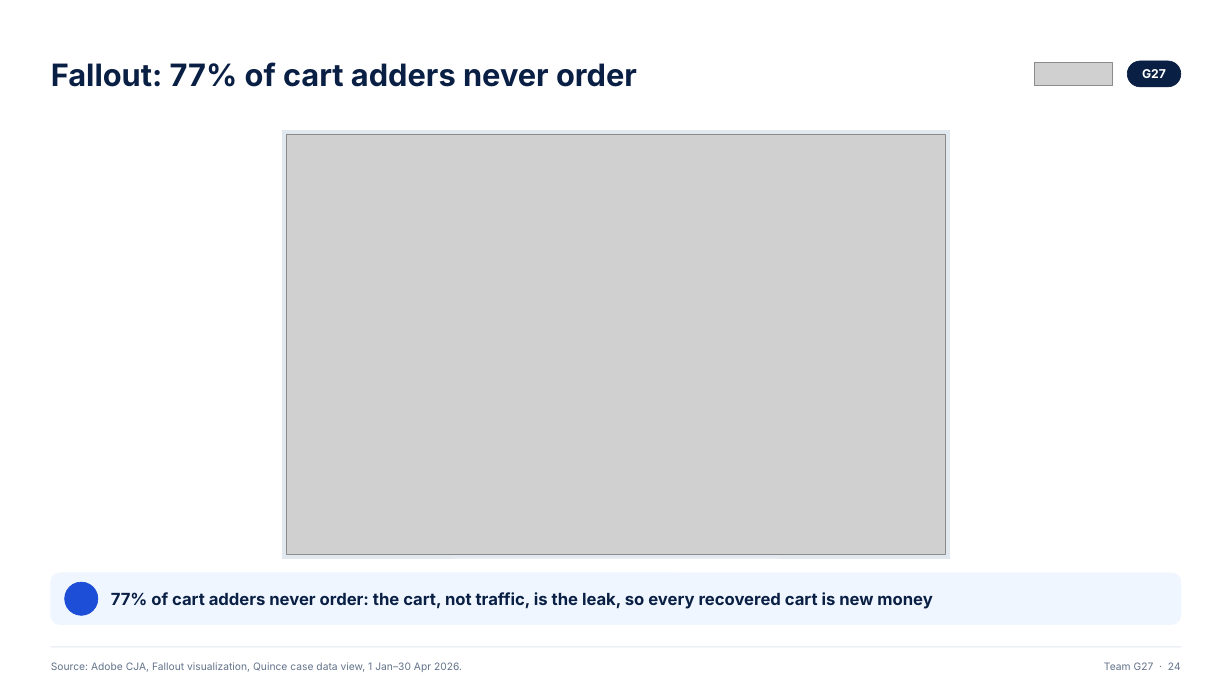
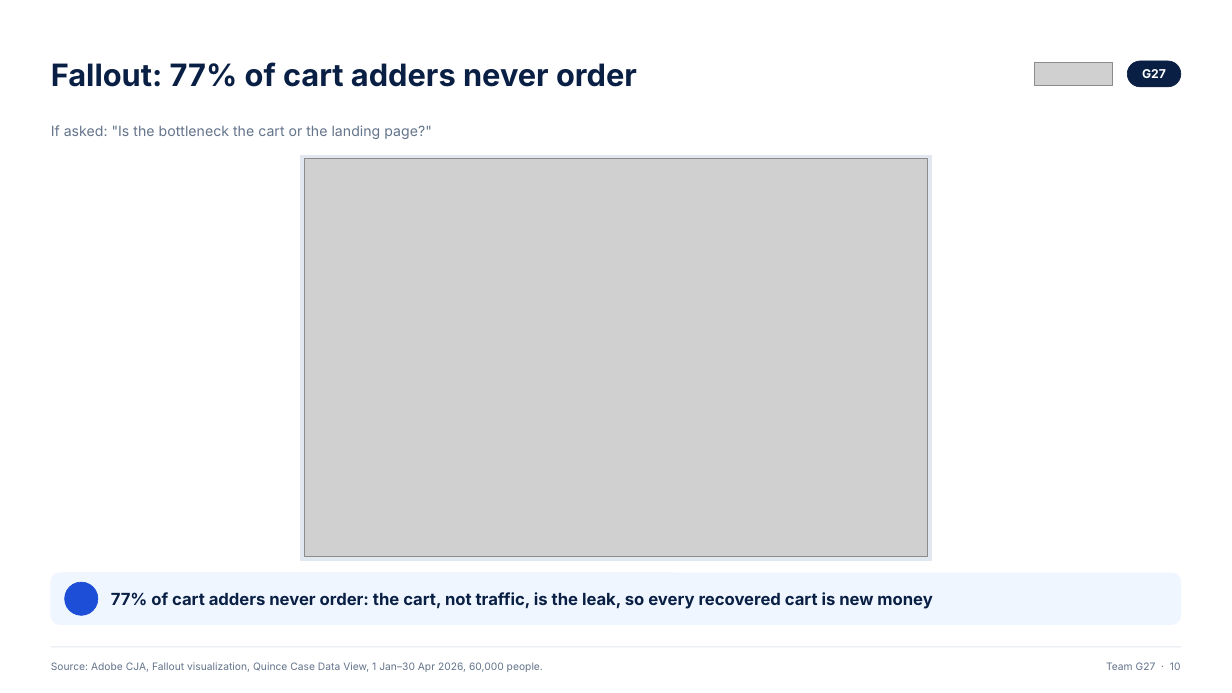
Before and after one commit to ANNYM25/Quince, a slide deck: slide 10 of deck/Team G27.pptx (slide 24 before the commit). Drawn at 1232x693 pixels with LibreOffice and Linux fonts; fonts in the diff are those of the drawing; grey boxes stand for pictures; background and template pictures are left out. Boxes give left, top, right and bottom in pixels: in the first picture for what was removed or moved away, otherwise in the second. Text is boxed around its words. In the diff, an @@ line names an element or a change of style, - is before the commit and + after.

```diff
--- a/deck/Team G27.pptx
+++ b/deck/Team G27.pptx
@@ text added at box(51, 125, 431, 139), 11 pt, text #64748B @@
+If asked: "Is the bottleneck the cart or the landing page?"
@@ rectangle: place and size @@
-rectangle at box(283, 130, 949, 558)
+rectangle at box(300, 155, 931, 560)
@@ picture: place and size @@
-picture at box(287, 134, 945, 555)
+picture at box(304, 159, 927, 556)
@@ text at box(51, 662, 543, 672): text changed @@
-Source: Adobe CJA, Fallout visualization, Quince case data view, 1 Jan–30 Apr 2026.
+Source: Adobe CJA, Fallout visualization, Quince Case Data View, 1 Jan–30 Apr 2026, 60,000 people.
@@ text at box(1106, 662, 1181, 670): text changed @@
-Team G27 · 24
+Team G27 · 10
```
Also in this commit, not shown: 21 other slides changed, 4 slides added, 7 slides removed, 3 other files.
